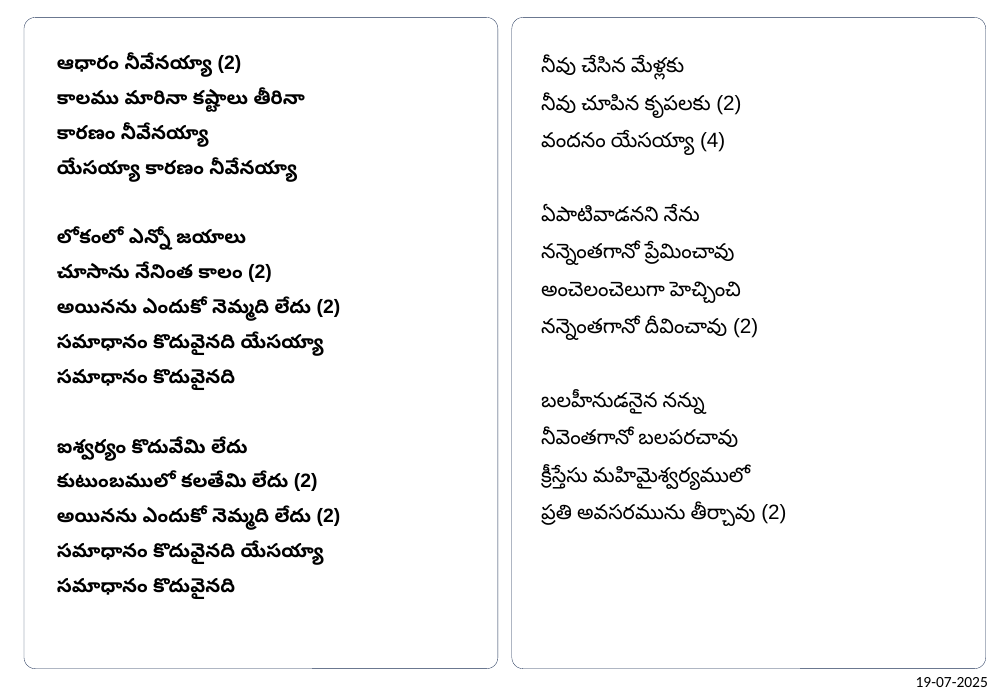
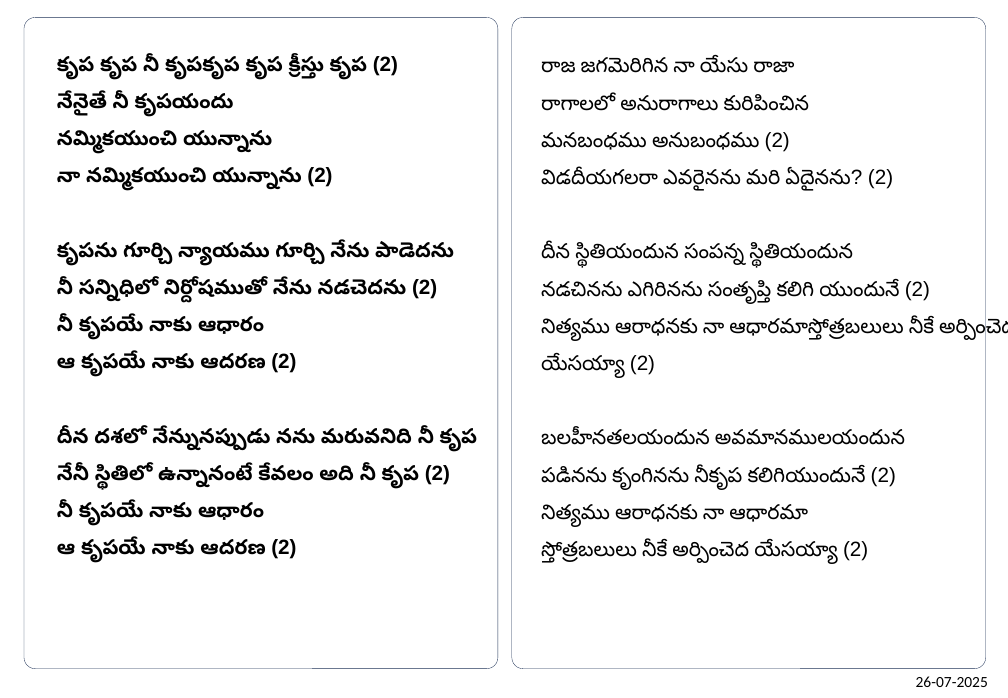
Before and after one commit to venu-webdev/songsDb, a slide deck: slide 1 of songsTemplate.pptx. Drawn at 1008x698 pixels with LibreOffice and Linux fonts; fonts in the diff are those of the drawing. Boxes give left, top, right and bottom in pixels: in the first picture for what was removed or moved away, otherwise in the second. Text is boxed around its words. In the diff, an @@ line names an element or a change of style, - is before the commit and + after.

```diff
--- a/songsTemplate.pptx
+++ b/songsTemplate.pptx
@@ text at <box>57,55,477,563</box>: text changed; size 15 to 16 pt @@
-ఆధారం నీవేనయ్యా (2)
-కాలము మారినా కష్టాలు తీరినా
-కారణం నీవేనయ్యా
-యేసయ్యా కారణం నీవేనయ్యా
-లోకంలో ఎన్నో జయాలు
-చూసాను నేనింత కాలం (2)
-అయినను ఎందుకో నెమ్మది లేదు (2)
-సమాధానం కొదువైనది యేసయ్యా
-సమాధానం కొదువైనది
-ఐశ్వర్యం కొదువేమి లేదు
-కుటుంబములో కలతేమి లేదు (2)
-అయినను ఎందుకో నెమ్మది లేదు (2)
-సమాధానం కొదువైనది యేసయ్యా
-సమాధానం కొదువైనది
+కృప కృప నీ కృపకృప కృప క్రీస్తు కృప (2)
+నేనైతే నీ కృపయందు
+నమ్మికయుంచి యున్నాను
+నా నమ్మికయుంచి యున్నాను (2)
+కృపను గూర్చి న్యాయము గూర్చి నేను పాడెదను
+నీ సన్నిధిలో నిర్దోషముతో నేను నడచెదను (2)
+నీ కృపయే నాకు ఆధారం
+ఆ కృపయే నాకు ఆదరణ (2)
+దీన దశలో నేన్నునప్పుడు నను మరువనిది నీ కృప
+నేనీ స్థితిలో ఉన్నానంటే కేవలం అది నీ కృప (2)
+నీ కృపయే నాకు ఆధారం
+ఆ కృపయే నాకు ఆదరణ (2)
@@ text at <box>541,57,1008,564</box>: text changed @@
-నీవు చేసిన మేళ్లకు
-నీవు చూపిన కృపలకు (2)
-వందనం యేసయ్యా (4)
-ఏపాటివాడనని నేను
-నన్నెంతగానో ప్రేమించావు
-అంచెలంచెలుగా హెచ్చించి
-నన్నెంతగానో దీవించావు (2)
-బలహీనుడనైన నన్ను
-నీవెంతగానో బలపరచావు
-క్రీస్తేసు మహిమైశ్వర్యములో
-ప్రతి అవసరమును తీర్చావు (2)
+రాజ జగమెరిగిన నా యేసు రాజా
+రాగాలలో అనురాగాలు కురిపించిన
+మనబంధము అనుబంధము (2)
+విడదీయగలరా ఎవరైనను మరి ఏదైనను? (2)
+దీన స్థితియందున సంపన్న స్థితియందున
+నడచినను ఎగిరినను సంతృప్తి కలిగి యుందునే (2)
+నిత్యము ఆరాధనకు నా ఆధారమాస్తోత్రబలులు నీకే అర్పించెద యేసయ్యా (2)
+బలహీనతలయందున అవమానములయందున
+పడినను కృంగినను నీకృప కలిగియుందునే (2)
+నిత్యము ఆరాధనకు నా ఆధారమా
+స్తోత్రబలులు నీకే అర్పించెద యేసయ్యా (2)
@@ text at <box>916,676,988,687</box>: text changed @@
-19-07-2025
+26-07-2025
```
Also in this commit, not shown: 1 other slide changed, 4 other files.
